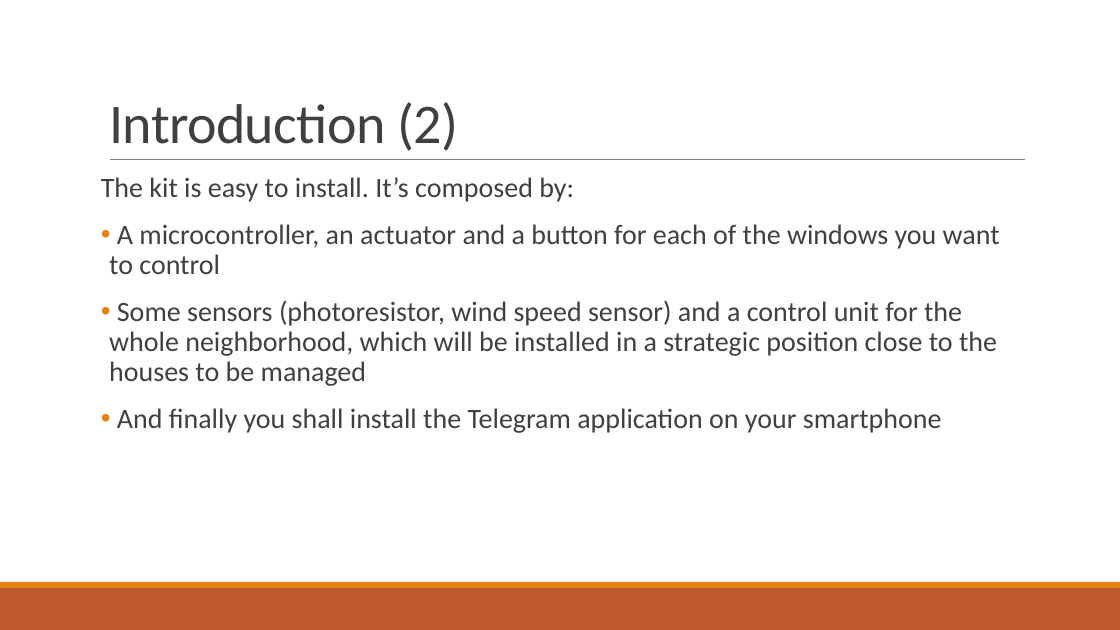
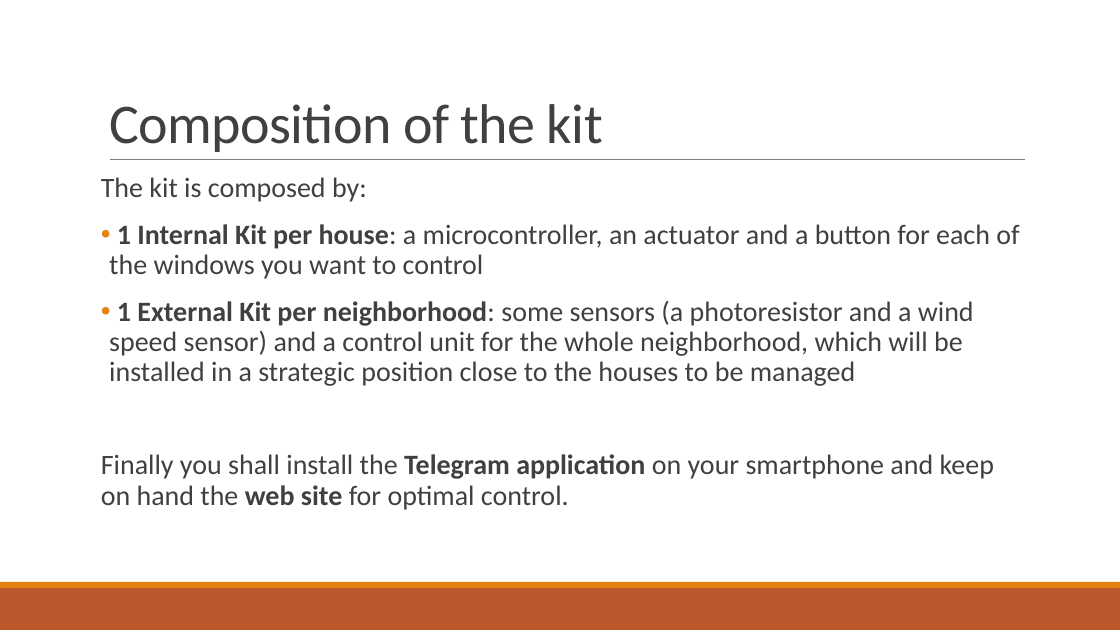
Before and after one commit to francescobaraldi/smart-neighborhood, a slide deck: slide 5 of Smart Neighborhood.pptx. Drawn at 1120x630 pixels with LibreOffice and Linux fonts; fonts in the diff are those of the drawing. Boxes give left, top, right and bottom in pixels: in the first picture for what was removed or moved away, otherwise in the second. Text is boxed around its words. In the diff, an @@ line names an element or a change of style, - is before the commit and + after.

```diff
--- a/Smart Neighborhood.pptx
+++ b/Smart Neighborhood.pptx
@@ title at [109,104,603,152]: text changed @@
-Introduction (2)
+Composition of the kit
@@ text at [101,177,1019,510]: text changed @@
-The kit is easy to install. It’s composed by:
-• A microcontroller, an actuator and a button for each of the windows you want to control
-• Some sensors (photoresistor, wind speed sensor) and a control unit for the whole neighborhood, which will be installed in a strategic position close to the houses to be managed
-• And finally you shall install the Telegram application on your smartphone
+The kit is composed by:
+• 1 Internal Kit per house: a microcontroller, an actuator and a button for each of the windows you want to control
+• 1 External Kit per neighborhood: some sensors (a photoresistor and a wind speed sensor) and a control unit for the whole neighborhood, which will be installed in a strategic position close to the houses to be managed
+Finally you shall install the Telegram application on your smartphone and keep on hand the web site for optimal control.
```
Also in this commit, not shown: 6 other slides changed, 14 slides added, 1 slide removed.
